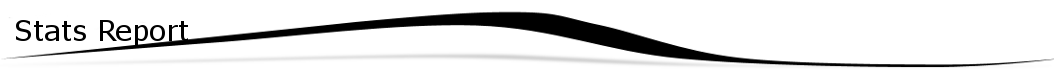
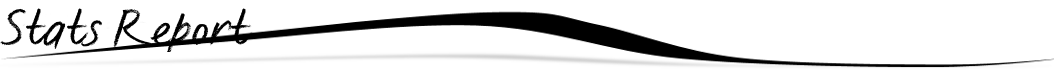
Before/after of a w=1054, h=70 layered artwork. What changed in the layer stack:
painted on "Stats Report" over [0, 8, 253, 52]
